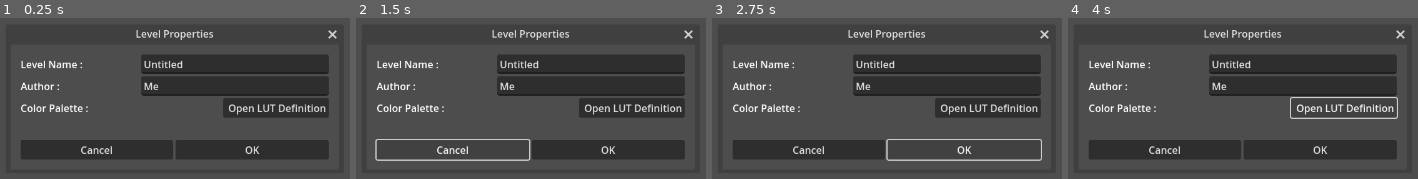
Above: before the commit, frames 1-4 (left to right).
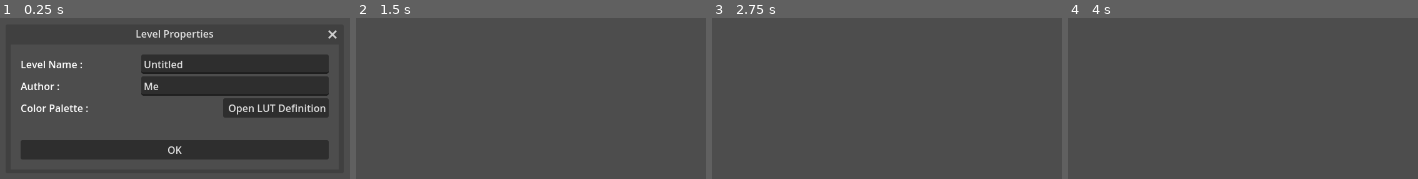
Above: after the commit, the same moments.

Repository: jeffinitup/clunk
Game: Godot game, scene res://scene/level_properties.tscn
Same seed, same stepped clock (60 frames per second), same inputs: the game is played once before the commit and once after it. This scene is started directly instead of the project's main scene.
Inputs (mouse positions are in pixels of both pictures, inside the frame that each line leads up to):
- Up to frame 1 (0.25 s): no input
- Up to frame 2 (1.5 s): click "Open LUT Definition" at 0.5 s; click (454, 150) at 1.25 s, where only the run before the commit has a clickable "Cancel"
- Up to frame 3 (2.75 s): click (964, 150) at 2 s, where only the run before the commit has a clickable "OK"
- Up to frame 4 (4 s): click (1320, 150) at 2.75 s, where only the run before the commit has a clickable "OK"; click (1344, 108) at 3.5 s, where only the run before the commit has a clickable "Open LUT Definition"

The runs differ from the first frame. In frame 1, 0.5% of the frame differs, in the area x 23-74%, y 75-88%; in frame 2, 24%; in frame 3, 23%; in frame 4, 26%, in the area x 5-97%, y 7-88%.
Error before the commit: Invalid access to property or key 'level_name' on a base object of type 'Nil'. (res://scripts/window_level_properties.gd:19)
Error after the commit: Invalid access to property or key 'level_name' on a base object of type 'Nil'. (res://scripts/window_level_properties.gd:24)

Commit message:
palette file spec + windows complete

Diff:
--- a/clunk-editor/scene/color_lut_picker.tscn
+++ b/clunk-editor/scene/color_lut_picker.tscn
@@ -11,6 +11,16 @@
 exclusive = true
 unresizable = true
 script = ExtResource("1_4jweu")
+
+[node name="color" type="ColorPickerButton" parent="."]
+visible = false
+custom_minimum_size = Vector2(32, 32)
+offset_left = 187.0
+offset_top = 64.0
+offset_right = 219.0
+offset_bottom = 96.0
+theme = ExtResource("1_ha6oo")
+edit_alpha = false
 
 [node name="margin" type="MarginContainer" parent="."]
 anchors_preset = 15
@@ -38,102 +48,6 @@
 theme_override_constants/v_separation = 8
 columns = 8
 
-[node name="ColorPickerButton" type="ColorPickerButton" parent="margin/sort/center/grid"]
-custom_minimum_size = Vector2(32, 32)
-layout_mode = 2
-theme = ExtResource("1_ha6oo")
-edit_alpha = false
-
-[node name="ColorPickerButton2" type="ColorPickerButton" parent="margin/sort/center/grid"]
-custom_minimum_size = Vector2(32, 32)
-layout_mode = 2
-theme = ExtResource("1_ha6oo")
-edit_alpha = false
-
-[node name="ColorPickerButton3" type="ColorPickerButton" parent="margin/sort/center/grid"]
-custom_minimum_size = Vector2(32, 32)
-layout_mode = 2
-theme = ExtResource("1_ha6oo")
-edit_alpha = false
-
-[node name="ColorPickerButton4" type="ColorPickerButton" parent="margin/sort/center/grid"]
-custom_minimum_size = Vector2(32, 32)
-layout_mode = 2
-theme = ExtResource("1_ha6oo")
-edit_alpha = false
-
-[node name="ColorPickerButton5" type="ColorPickerButton" parent="margin/sort/center/grid"]
-custom_minimum_size = Vector2(32, 32)
-layout_mode = 2
-theme = ExtResource("1_ha6oo")
-edit_alpha = false
-
-[node name="ColorPickerButton6" type="ColorPickerButton" parent="margin/sort/center/grid"]
-custom_minimum_size = Vector2(32, 32)
-layout_mode = 2
-theme = ExtResource("1_ha6oo")
-edit_alpha = false
-
-[node name="ColorPickerButton7" type="ColorPickerButton" parent="margin/sort/center/grid"]
-custom_minimum_size = Vector2(32, 32)
-layout_mode = 2
-theme = ExtResource("1_ha6oo")
-edit_alpha = false
-
-[node name="ColorPickerButton8" type="ColorPickerButton" parent="margin/sort/center/grid"]
-custom_minimum_size = Vector2(32, 32)
-layout_mode = 2
-theme = ExtResource("1_ha6oo")
-edit_alpha = false
-
-[node name="ColorPickerButton9" type="ColorPickerButton" parent="margin/sort/center/grid"]
-custom_minimum_size = Vector2(32, 32)
-layout_mode = 2
-theme = ExtResource("1_ha6oo")
-edit_alpha = false
-
-[node name="ColorPickerButton10" type="ColorPickerButton" parent="margin/sort/center/grid"]
-custom_minimum_size = Vector2(32, 32)
-layout_mode = 2
-theme = ExtResource("1_ha6oo")
-edit_alpha = false
-
-[node name="ColorPickerButton11" type="ColorPickerButton" parent="margin/sort/center/grid"]
-custom_minimum_size = Vector2(32, 32)
-layout_mode = 2
-theme = ExtResource("1_ha6oo")
-edit_alpha = false
-
-[node name="ColorPickerButton12" type="ColorPickerButton" parent="margin/sort/center/grid"]
-custom_minimum_size = Vector2(32, 32)
-layout_mode = 2
-theme = ExtResource("1_ha6oo")
-edit_alpha = false
-
-[node name="ColorPickerButton13" type="ColorPickerButton" parent="margin/sort/center/grid"]
-custom_minimum_size = Vector2(32, 32)
-layout_mode = 2
-theme = ExtResource("1_ha6oo")
-edit_alpha = false
-
-[node name="ColorPickerButton14" type="ColorPickerButton" parent="margin/sort/center/grid"]
-custom_minimum_size = Vector2(32, 32)
-layout_mode = 2
-theme = ExtResource("1_ha6oo")
-edit_alpha = false
-
-[node name="ColorPickerButton15" type="ColorPickerButton" parent="margin/sort/center/grid"]
-custom_minimum_size = Vector2(32, 32)
-layout_mode = 2
-theme = ExtResource("1_ha6oo")
-edit_alpha = false
-
-[node name="ColorPickerButton16" type="ColorPickerButton" parent="margin/sort/center/grid"]
-custom_minimum_size = Vector2(32, 32)
-layout_mode = 2
-theme = ExtResource("1_ha6oo")
-edit_alpha = false
-
 [node name="save_load" type="HBoxContainer" parent="margin/sort"]
 layout_mode = 2
 size_flags_vertical = 10
@@ -154,3 +68,8 @@
 layout_mode = 2
 size_flags_vertical = 10
 text = "OK"
+
+[connection signal="close_requested" from="." to="." method="close_requested"]
+[connection signal="pressed" from="margin/sort/save_load/save" to="." method="save_mpal"]
+[connection signal="pressed" from="margin/sort/save_load/load" to="." method="load_mpal"]
+[connection signal="pressed" from="margin/sort/ok" to="." method="close_requested"]
--- a/clunk-editor/scene/editor.tscn
+++ b/clunk-editor/scene/editor.tscn
@@ -130,6 +130,7 @@
 
 [node name="text" type="RichTextLabel" parent="interface/gui/vsort/console"]
 layout_mode = 2
+scroll_following = true
 
 [node name="tool_manager" type="Node" parent="interface"]
 script = ExtResource("5_g05hf")
--- a/clunk-editor/scene/level_properties.tscn
+++ b/clunk-editor/scene/level_properties.tscn
@@ -73,20 +73,15 @@
 layout_mode = 2
 size_flags_vertical = 10
 
-[node name="cancel" type="Button" parent="margin/sort/buttons"]
-layout_mode = 2
-size_flags_horizontal = 3
-text = "Cancel"
-
 [node name="apply" type="Button" parent="margin/sort/buttons"]
 layout_mode = 2
 size_flags_horizontal = 3
 text = "OK"
 
-[node name="input_timer" type="Timer" parent="."]
-
+[connection signal="close_requested" from="." to="." method="close_requested"]
 [connection signal="focus_exited" from="margin/sort/level_title/field" to="." method="title_submitted"]
 [connection signal="text_changed" from="margin/sort/level_title/field" to="." method="title_changed"]
 [connection signal="focus_exited" from="margin/sort/level_author/field" to="." method="author_submitted"]
 [connection signal="text_changed" from="margin/sort/level_author/field" to="." method="author_changed"]
 [connection signal="pressed" from="margin/sort/level_palette/button" to="." method="open_palette_menu"]
+[connection signal="pressed" from="margin/sort/buttons/apply" to="." method="close_requested"]
--- a/clunk-editor/scripts/action_manager.gd
+++ b/clunk-editor/scripts/action_manager.gd
@@ -7,7 +7,7 @@
 signal action_made(descriptor : String)
 
 ## Depth of history to keep track of
-const DEPTH = 10
+const DEPTH = 50
 ## Data references
 var data_ref : Array[Variant] = []
 
@@ -85,8 +85,64 @@
 	)
 	history.add_undo_property(editor.level, property, original)
 	history.add_undo_method(func() -> void:
-		action_made.emit("Property %s reverted")
+		action_made.emit("Property %s reverted" % property)
 	)
 
 	# Commit
 	history.commit_action()
+
+func action_update_lut_color(ind : int, color : Color) -> void:
+	history.create_action("Change palette LUT color")
+
+	# Redo/Undo
+	var original := editor.level.palette.color[ind] as Color
+	var action : ActionLUTColor = ActionLUTColor.new(ind, original, color)
+	history.add_do_method(func() -> void:
+		editor.level.palette.color[action.ind] = action.new
+		action_made.emit("Color %d updated to %s" % [action.ind, action.new.to_html(false)])
+	)
+	history.add_undo_method(func() -> void:
+		editor.level.palette.color[action.ind] = action.original
+		action_made.emit("Color %d reverted to %s" % [action.ind, action.original.to_html(false)])
+	)
+	history.add_do_reference(action)
+	history.add_undo_reference(action)
+
+	# Commit action
+	history.commit_action()
+
+class ActionLUTColor extends Node:
+	var ind : int
+	var original : Color
+	var new : Color
+	func _init(i : int, o : Color, n : Color) -> void:
+		self.ind = i
+		self.original = o
+		self.new = n
+
+func action_update_palette(palette : Palette) -> void:
+	history.create_action("Change palette file")
+
+	# Redo/Undo
+	var original := editor.level.palette as Palette
+	var action : ActionPalette = ActionPalette.new(original, palette)
+	history.add_do_method(func() -> void:
+		editor.level.palette = action.new
+		action_made.emit("Palette file changed.")
+	)
+	history.add_undo_method(func() -> void:
+		editor.level.palette = action.original
+		action_made.emit("Palette reverted to previous.")
+	)
+	history.add_do_reference(action)
+	history.add_undo_reference(action)
+
+	# Commit action
+	history.commit_action()
+
+class ActionPalette extends Node:
+	var original : Palette
+	var new : Palette
+	func _init(o : Palette, n : Palette) -> void:
+		self.original = o
+		self.new = n
--- a/clunk-editor/scripts/interface.gd
+++ b/clunk-editor/scripts/interface.gd
@@ -2,7 +2,7 @@
 class_name Interface extends CanvasLayer
 
 ## Lines to print
-const CONSOLE_HISTORY = 8
+const CONSOLE_HISTORY = 20
 
 ## Level properties window
 @onready var level_properties_window := preload("res://scene/level_properties.tscn")
@@ -87,11 +87,16 @@
 		5:
 			var window : WindowLevelProperties = level_properties_window.instantiate()
 			window.field_changed.connect(editor.action_manager.action_update_level_property.bind())
+			window.palette_menu_opened.connect(palette_menu_setup.bind())
 			window.level = editor.level
 			add_child(window)
 			window.show()
 		_:
 			pass
+
+func palette_menu_setup(menu : WindowPalettePicker) -> void:
+	menu.palette_color_changed.connect(editor.action_manager.action_update_lut_color.bind())
+	menu.palette_loaded.connect(editor.action_manager.action_update_palette.bind())
 
 func file_selected(path : String) -> void:
 	editor.level = Level.new(path)
--- a/clunk-editor/scripts/level.gd
+++ b/clunk-editor/scripts/level.gd
@@ -15,14 +15,14 @@
 ## Collection of polygons
 var polygons : Array[Editor.Polygon]
 ## Color palette (LUT)
-var palette : Palette = Palette.new([
+var palette : Palette = Palette.new(PackedColorArray([
 	Color.WHITE,
 	Color.LIGHT_GRAY,
 	Color.GRAY,
 	Color.DARK_GRAY,
 	Color.DIM_GRAY,
 	Color.BLACK
-])
+]))
 
 func _init(path : String = "") -> void:
 	if path != "":
@@ -74,7 +74,7 @@
 	# Load metadata
 	level_name = data.level_name
 	level_author = data.level_author
-	palette = Palette.new(data.color)
+	palette = Palette.new(data.palette)
 
 	# Load polygons
 	var keys = data.polygons.keys()
--- a/clunk-editor/scripts/palette.gd
+++ b/clunk-editor/scripts/palette.gd
@@ -6,7 +6,7 @@
 ## File extension
 const EXT = ".mpal"
 ## File identifier (header)
-const HEADER = [112, 97, 108, 101, 116, 116, 101]
+const HEADER = [112, 97, 108, 101, 116, 116, 101, 0]
 
 var color : PackedColorArray = PackedColorArray() :
 	set(value) :
@@ -22,9 +22,15 @@
 		# Set value
 		color = value
 
-func _init(c_a : PackedColorArray) -> void:
-	self.color = c_a
+func _init(override : Variant) -> void:
+	if override is PackedColorArray:
+		self.color = override
 
+	if override is String:
+		self.deserialize(override)
+
+	if override is Palette:
+		self.color = override.color
 
 func serialize(path : String) -> void:
 	var file := FileAccess.open(path, FileAccess.WRITE)
@@ -34,8 +40,8 @@
 	file.store_buffer(buf)
 
 	# Store color
-	buf = color.to_byte_array()
-	file.store_buffer(buf)
+	for col in color:
+		file.store_32(col.to_rgba32())
 
 	# End serialization
 	file.close()
@@ -56,4 +62,9 @@
 		file.close()
 		return
 
-	file.get_buffer(file.get_length() - HEADER.size())
+	var new_color := PackedColorArray()
+	while file.get_position() < file.get_length():
+		var int_col := file.get_32()
+		new_color.append(Color.hex(int_col))
+	self.color = new_color
+	file.close()
--- a/clunk-editor/scripts/window_level_properties.gd
+++ b/clunk-editor/scripts/window_level_properties.gd
@@ -3,6 +3,8 @@
 
 ## Sent when a field is changed
 signal field_changed(property : String, value : Variant)
+## Sent when lut menu is instanced
+signal palette_menu_opened(menu : WindowPalettePicker)
 
 ## Packed scene for LUT picker
 @onready var lut_menu := preload("res://scene/color_lut_picker.tscn")
@@ -19,14 +21,14 @@
 	f_level_title.text = level.level_name
 	f_level_author.text = level.level_author
 
-var temp_title := ""
+@onready var temp_title := level.level_name
 func title_changed(string : String) -> void:
 	temp_title = string
 
 func title_submitted() -> void:
-	field_changed.emit("level_title", temp_title)
+	field_changed.emit("level_name", temp_title)
 
-var temp_author := ""
+@onready var temp_author := level.level_author
 func author_changed(string : String) -> void:
 	temp_author = string
 
@@ -34,5 +36,11 @@
 	field_changed.emit("level_author", temp_author)
 
 func open_palette_menu() -> void:
-	var menu = lut_menu.instantiate()
+	var menu = lut_menu.instantiate() as WindowPalettePicker
+	menu.level_palette = Palette.new(level.palette)
+	add_child(menu)
 	menu.show()
+	palette_menu_opened.emit(menu)
+
+func close_requested() -> void:
+	queue_free()
--- a/clunk-editor/scripts/window_palette_picker.gd
+++ b/clunk-editor/scripts/window_palette_picker.gd
@@ -1,2 +1,60 @@
 ### window_palette_picker.gd
 class_name WindowPalettePicker extends Window
+
+## Fired when color in palette is changed
+signal palette_color_changed(ind : int, color : Color)
+## Fired when full palette is loaded
+signal palette_loaded(palette : Palette)
+
+## Color picker button to instance
+@onready var cpick := $color as ColorPickerButton
+## Grid container
+@onready var grid := $margin/sort/center/grid as GridContainer
+
+## Level palette
+var level_palette : Palette
+
+func _ready() -> void:
+	build_buttons(level_palette)
+
+func build_buttons(palette : Palette) -> void:
+	# Clear grid container
+	for child in grid.get_children():
+		child.queue_free()
+
+	# Populate container
+	for i in range(Palette.SIZE):
+		var button := cpick.duplicate() as ColorPickerButton
+		button.visible = true
+		button.color = palette.color[i]
+		button.popup_closed.connect(func() -> void:
+			palette_color_changed.emit(i, button.color)
+			level_palette.color[i] = button.color
+		)
+		grid.add_child(button)
+
+func load_mpal() -> void:
+	var window := FileDialog.new()
+	window.file_mode = FileDialog.FILE_MODE_OPEN_FILE
+	window.access = FileDialog.ACCESS_FILESYSTEM
+	window.add_filter("*.mpal", "CLANG palette file")
+	window.file_selected.connect(rebuild_palette.bind())
+	window.show()
+
+func rebuild_palette(path : String) -> void:
+	var palette : Palette = Palette.new(path)
+	palette_loaded.emit(palette)
+	build_buttons(palette)
+	level_palette = palette
+
+func save_mpal() -> void:
+	var window := FileDialog.new()
+	window.file_mode = FileDialog.FILE_MODE_SAVE_FILE
+	window.access = FileDialog.ACCESS_FILESYSTEM
+	window.add_filter("*.mpal", "CLANG palette file")
+	window.file_selected.connect(func(path : String) -> void:
+		level_palette.serialize(path))
+	window.show()
+
+func close_requested() -> void:
+	queue_free()
